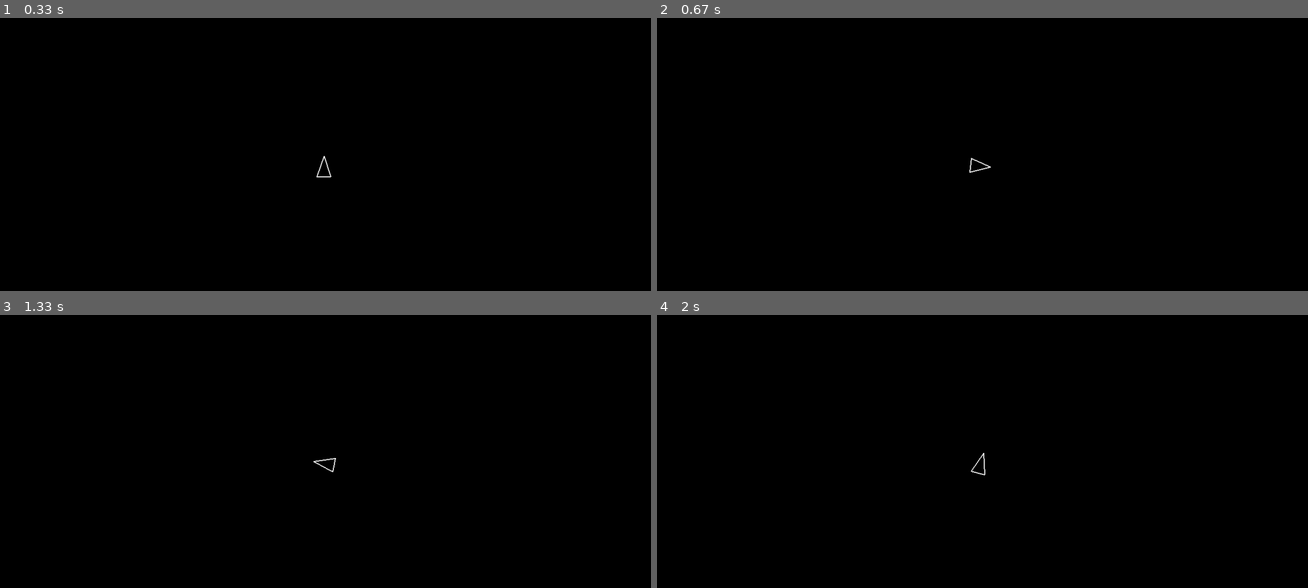
Above: before the commit, frames 1-4 (two rows, left to right).
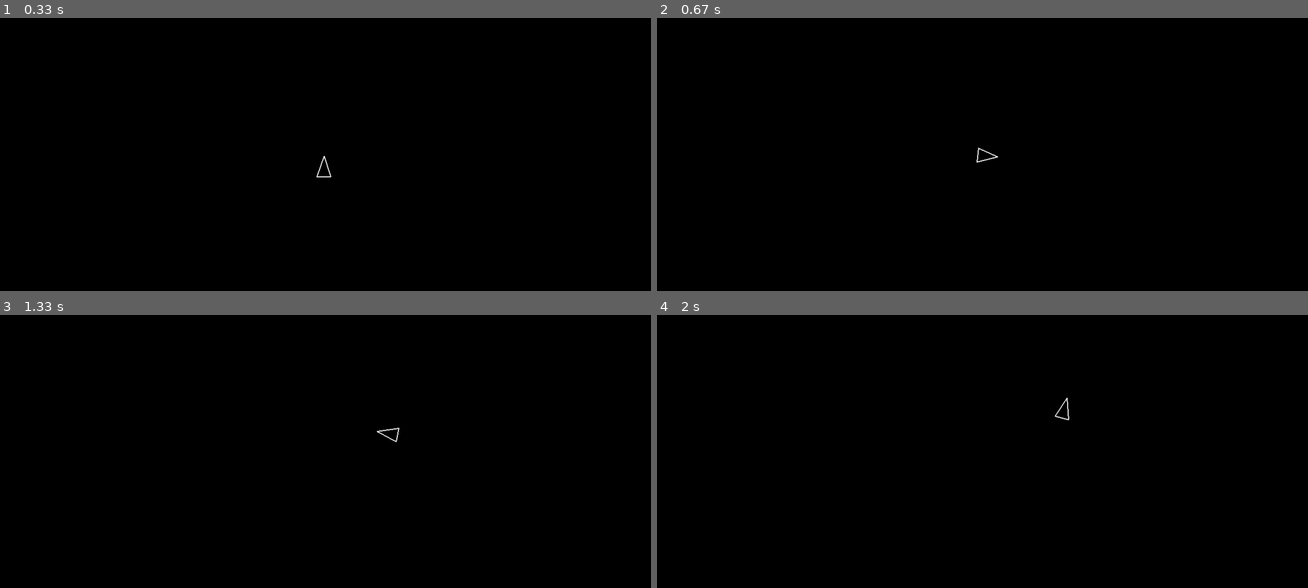
Above: after the commit, the same moments.

Repository: paulhunter/pygame-asteroids
Game: pygame game, started from main.py
Same seed, same stepped clock (60 frames per second), same inputs: the game is played once before the commit and once after it.
Inputs:
- Up to frame 1 (0.33 s): no input
- Up to frame 2 (0.67 s): hold W from 0.33 s (still down); hold Right from 0.33 s (still down)
- Up to frame 3 (1.33 s): release W at 0.8 s; release Right at 0.8 s; hold Right 0.83-1.3 s
- Up to frame 4 (2 s): hold W 1.33-1.63 s; hold Right from 1.67 s (still down)

Frame 1 is identical in both runs. In frame 2, 0.1% of the frame differs, in the area x 47-53%, y 47-57%; in frame 3, 0.1%, in the area x 48-62%, y 41-58%; in frame 4, 0.1%.

Commit message:
player acceleration, max speed, travel wrapping on screen

Diff:
--- a/constants.py
+++ b/constants.py
@@ -9,3 +9,5 @@
 
 PLAYER_RADIUS = 20 # pixels
 PLAYER_TURN_SPEED = 300 # degrees per second
+PLAYER_MAX_SPEED = 200 # pixels per second
+PLAYER_ACCELERATION = 500 # pixels per second per second
--- a/player.py
+++ b/player.py
@@ -8,7 +8,12 @@
 
 import pygame
 from circleshape import CircleShape
-from constants import PLAYER_RADIUS, PLAYER_TURN_SPEED
+from constants import PLAYER_RADIUS \
+                    , PLAYER_TURN_SPEED \
+                    , PLAYER_ACCELERATION \
+                    , PLAYER_MAX_SPEED \
+                    , SCREEN_WIDTH \
+                    , SCREEN_HEIGHT
 
 class Player(CircleShape):
 
@@ -18,11 +23,13 @@
         super().__init__(x, y, PLAYER_RADIUS)
 
 
-    def triangle(self):
+    def forward(self):
         # y-axis is negative going up, positive going down
         # forward is north vector rotated by current rotation
-        forward = pygame.Vector2(0,-1).rotate(self.rotation)
-        #
+        return pygame.Vector2(0,-1).rotate(self.rotation)
+
+    def triangle(self):
+        forward = self.forward()
         right = pygame.Vector2(0,1).rotate(self.rotation + 90) * self.radius / 1.5
 
         a = self.position + (forward * self.radius)
@@ -33,6 +40,13 @@
 
     def rotate(self, dt):
         self.rotation = (self.rotation + (PLAYER_TURN_SPEED * dt)) % 360
+
+    def accel(self, dt):
+        forward = self.forward()
+        newVelocity = self.velocity + (forward * dt * PLAYER_ACCELERATION)
+        if (newVelocity.length() > PLAYER_MAX_SPEED):
+            newVelocity.scale_to_length(PLAYER_MAX_SPEED)
+        self.velocity = newVelocity
 
 # circleshape overrides
 
@@ -48,3 +62,23 @@
 
         if keys[pygame.K_d] or keys[pygame.K_RIGHT]:
             self.rotate(dt)
+
+        if keys[pygame.K_w] or keys[pygame.K_UP]:
+            self.accel(dt)
+
+        if keys[pygame.K_s] or keys[pygame.K_DOWN]:
+            self.accel(-dt)
+
+        newPos = self.position + (self.velocity * dt);
+        # Bound the player to the screen
+        # Wrap around if they have traveled too far
+        if (newPos.x < 0):
+            newPos.update(newPos.x + SCREEN_WIDTH, newPos.y)
+        if (newPos.x > SCREEN_WIDTH):
+            newPos.update(newPos.x - SCREEN_WIDTH, newPos.y)
+        if (newPos.y < SCREEN_HEIGHT):
+            newPos.update(newPos.x, newPos.y + SCREEN_HEIGHT)
+        if (newPos.y > SCREEN_HEIGHT):
+            newPos.update(newPos.x, newPos.y - SCREEN_HEIGHT)
+
+        self.position = newPos;
